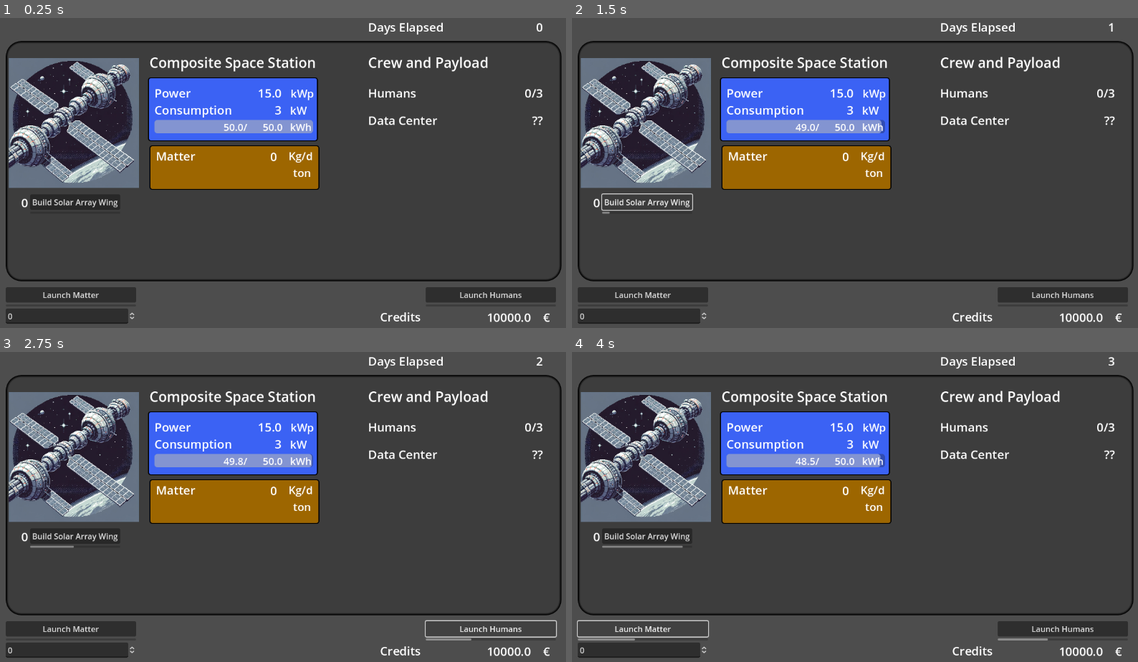
Above: before the commit, frames 1-4 (two rows, left to right).
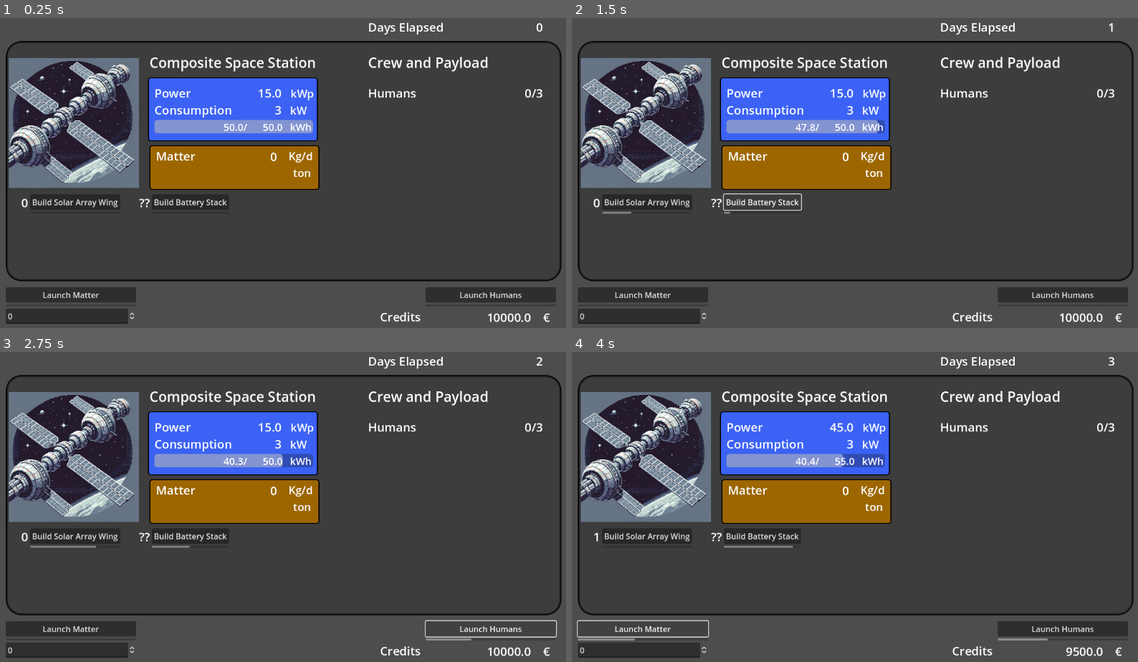
Above: after the commit, the same moments.

Repository: AndreaIdini/StarPilgrims
Game: Godot game, scene res://main.tscn
The game is run twice, just before and just after one commit, with the same random seed, the same clock (stepped at 60 frames per second) and the same inputs.
Inputs:
- Up to frame 1 (0.25 s): no input
- Up to frame 2 (1.5 s): click "Build Solar Array Wing" at 0.5 s; click "Build Solar Array Wing" (after the commit: "Build Battery Stack") at 1.25 s
- Up to frame 3 (2.75 s): click "Launch Humans" at 2 s
- Up to frame 4 (4 s): click "Launch Humans" at 2.75 s; click "Launch Matter" at 3.5 s

The runs differ from the first frame. In frame 1, 0.4% of the frame differs, in the area x 24-96%, y 31-62%; in frame 2, 0.7%; in frame 3, 0.6%; in frame 4, 0.9%, in the area x 3-96%, y 22-99%.

Commit message:
Build Button Logic generalized

Diff:
--- /dev/null
+++ b/Buttons/ContainerSolarPanel.gd
@@ -0,0 +1,39 @@
+extends HBoxContainer
+
+var moduleType
+var progress_bar
+var labelCounter
+
+
+@onready var control = $"../../.."
+@onready var station = $"../.."
+@onready var module_build = $".."
+const ModuleBuild = preload("res://ModuleBuild.gd")
+
+var Building_Event: ModuleBuild
+
+var pressed = false
+
+# Called when the node enters the scene tree for the first time.
+func _ready():
+	moduleType = station.SOLAR
+
+	progress_bar = get_child(1).get_child(1)
+	labelCounter = get_child(0)
+
+	pass # Replace with function body.
+
+
+# Called every frame. 'delta' is the elapsed time since the previous frame.
+func _physics_process(delta):
+	if Building_Event != null:
+		Building_Event._physics_process(delta)
+	pass
+
+
+func _on_build_pressed():
+
+	if station.energy > moduleType["build_energy"] && station.matter > moduleType["build_matter"] && control.credits > moduleType["build_credits"]:
+		print("button pressed")
+		Building_Event = Module_Build.new(moduleType, progress_bar, labelCounter, station, control)
+		pressed = true
--- a/ModuleBuild.gd
+++ b/ModuleBuild.gd
@@ -1,4 +1,6 @@
-extends HBoxContainer
+extends Control
+
+class_name Module_Build
 
 var time = 0.
 var build_in_progress = false
@@ -9,22 +11,29 @@
 var moduleType
 var progress_bar
 var labelCounter
-
-@onready var station = $".."
-@onready var control = $"../.."
+var station
+var control
 
 # Called when the node enters the scene tree for the first time.
-func _ready():
-	moduleType = station.SOLAR
+# What follows is the same for each Module Building Container, only the moduleType definition is different
+func _init(type, bar, label, stat, ctrl):
+	moduleType = type
+	progress_bar = bar
+	labelCounter = label
+	station = stat
+	control = ctrl
 
-	progress_bar = get_child(1).get_child(1)
-	labelCounter = get_child(0)
+	counter = int(labelCounter.text)
 
 	build_time = moduleType["build_time"]
+	progress_bar.max_value = build_time # Set the maximum value of the progress bar
+	build_in_progress = true
+	build_counter = 0.
 
-	control.credits = 10000
-	station.matter = 10000
-	station.energy = 50
+
+func _ready():
+	pass
+
 
 # Called every frame. 'delta' is the elapsed time since the previous frame.
 func _physics_process(delta):
@@ -43,15 +52,12 @@
 			labelCounter.text = str(counter)
 			progress_bar.value = 0
 			build_in_progress = false
+
+			queue_free() # Destroys this instance
 			return
 
 		station.energy += - moduleType["build_energy"]/build_time*delta
 		station.matter += - moduleType["build_matter"]/build_time*delta
 
-func _on_build_pressed():
 
-	progress_bar.max_value = build_time # Set the maximum value of the progress bar
-	if station.energy > moduleType["build_energy"] && station.matter > moduleType["build_matter"] && control.credits > moduleType["build_credits"]:
-		build_in_progress = true
-		build_counter = 0
 		#station.power_construction += moduleType["build_energy"]/build_time
--- a/Station.gd
+++ b/Station.gd
@@ -123,26 +123,17 @@
 @onready var container_solar_panel = %ContainerSolarPanel
 @onready var label_experiments = %LabelExperiments
 @onready var label_drones = %LabelDrones
+@onready var label_computing = %LabelComputing
 
 
 # Called when the node enters the scene tree for the first time.
 func _ready():
-	print("station ready", Modules)
+	print("Station ready: ")
+	for module in Modules:
+		print("- ", module["name"])
 	station_properties()
-	print(battery_cap, " ",power)
-
-	container_solar_panel.show()
-	container_solar_panel.get_child(0).text = "0"
-
-	label_experiments.hide()
-	label_experiments.get_child(0).text = "0"
-	label_drones.hide()
-	label_drones.get_child(0).text = "0"
-
-	#Modules.append(SOLAR)
-#
-	#station_properties()
-	#print(battery_cap, " ", power)
+	hide_unaffordable()
+
 
 # Called every frame. 'delta' is the elapsed time since the previous frame.
 func _physics_process(delta):
@@ -157,6 +148,12 @@
 	matter_change = matter_transf - humans*humans_matter_upkeep
 	matter += matter_change*delta/1000
 
+	update_visuals()
+
+	unlock_features()
+	pass
+
+func update_visuals():
 	count_matter.text = str("%10.2f" % matter)
 	count_power.text = str("%10.1f" % solar_power_installed)
 	count_energy.text = str("%10.1f" % energy) + "/" + str("%10.1f" % battery_cap)
@@ -166,7 +163,6 @@
 
 	progress_bar.max_value = battery_cap
 	progress_bar.value = energy
-	pass
 
 func station_properties():
 	humans_cap = 0
@@ -180,6 +176,23 @@
 		battery_cap += module["battery"]
 		humans_cap += module["living_space"]
 
+func hide_unaffordable():
+	container_solar_panel.hide()
+	container_solar_panel.get_child(0).text = "0"
+	label_experiments.hide()
+	label_experiments.get_child(0).text = "0"
+	label_drones.hide()
+	label_drones.get_child(0).text = "0"
+	label_computing.hide()
+	label_computing.get_child(0).text = "0"
+
+func unlock_features():
+	if(! container_solar_panel.is_visible() && matter > SOLAR["build_matter"] && energy > SOLAR["build_energy"]):
+		print("solar array unlocked")
+		container_solar_panel.show()
+
+
+
 
 func print_state():
 	print('--- Printing State ---')
--- a/main.gd
+++ b/main.gd
@@ -2,6 +2,7 @@
 
 var time = 0.                   # days
 var credits = 1000.             # ~ 1k dollars
+var cheat = true
 
 @onready var count_days = %CountDays
 @onready var count_cred = %CountCred
@@ -12,6 +13,11 @@
 # Called when the node enters the scene tree for the first time.
 func _ready():
 	update_show()
+
+	if cheat:
+		credits = 10000
+		station.matter = 10000
+		station.energy = 50
 
 	print('initialized')
 	#print(station.starting)
--- a/main.tscn
+++ b/main.tscn
@@ -3,8 +3,8 @@
 [ext_resource type="Texture2D" uid="uid://b2nler7tmsvhs" path="res://Asset/SpaceStation1.png" id="1_5p6ln"]
 [ext_resource type="Script" path="res://main.gd" id="1_7tmd3"]
 [ext_resource type="Script" path="res://Station.gd" id="2_oc6wt"]
-[ext_resource type="Script" path="res://ModuleBuild.gd" id="4_my3be"]
 [ext_resource type="Script" path="res://Launch.gd" id="4_oiuw7"]
+[ext_resource type="Script" path="res://Buttons/ContainerSolarPanel.gd" id="5_ree1l"]
 
 [sub_resource type="StyleBoxFlat" id="StyleBoxFlat_ws068"]
 bg_color = Color(0.239216, 0.239216, 0.239216, 1)
@@ -455,31 +455,64 @@
 theme_override_font_sizes/font_size = 28
 text = "Composite Space Station"
 
-[node name="ContainerSolarPanel" type="HBoxContainer" parent="PanelStation"]
+[node name="ModuleBuild" type="Control" parent="PanelStation"]
+anchors_preset = 0
+offset_right = 40.0
+offset_bottom = 40.0
+
+[node name="ContainerSolarPanel" type="HBoxContainer" parent="PanelStation/ModuleBuild"]
 unique_name_in_owner = true
 layout_mode = 2
 offset_left = 31.0
 offset_top = 309.0
 offset_right = 238.0
 offset_bottom = 348.0
-script = ExtResource("4_my3be")
-
-[node name="CountSolar" type="Label" parent="PanelStation/ContainerSolarPanel"]
+script = ExtResource("5_ree1l")
+
+[node name="CountSolar" type="Label" parent="PanelStation/ModuleBuild/ContainerSolarPanel"]
 layout_mode = 2
 size_flags_horizontal = 8
 size_flags_vertical = 1
 theme_override_font_sizes/font_size = 24
 text = "??"
 
-[node name="ContainerSolarButton" type="VBoxContainer" parent="PanelStation/ContainerSolarPanel"]
+[node name="ContainerSolarButton" type="VBoxContainer" parent="PanelStation/ModuleBuild/ContainerSolarPanel"]
 layout_mode = 2
 size_flags_horizontal = 0
 
-[node name="BuildSolar" type="Button" parent="PanelStation/ContainerSolarPanel/ContainerSolarButton"]
+[node name="BuildSolar" type="Button" parent="PanelStation/ModuleBuild/ContainerSolarPanel/ContainerSolarButton"]
 layout_mode = 2
 text = "Build Solar Array Wing"
 
-[node name="ProgressSolar" type="ProgressBar" parent="PanelStation/ContainerSolarPanel/ContainerSolarButton"]
+[node name="ProgressSolar" type="ProgressBar" parent="PanelStation/ModuleBuild/ContainerSolarPanel/ContainerSolarButton"]
+layout_mode = 2
+max_value = 14.0
+show_percentage = false
+
+[node name="ContainerBattery" type="HBoxContainer" parent="PanelStation/ModuleBuild"]
+layout_mode = 2
+offset_left = 268.0
+offset_top = 309.0
+offset_right = 475.0
+offset_bottom = 348.0
+script = ExtResource("5_ree1l")
+
+[node name="CountBattery" type="Label" parent="PanelStation/ModuleBuild/ContainerBattery"]
+layout_mode = 2
+size_flags_horizontal = 8
+size_flags_vertical = 1
+theme_override_font_sizes/font_size = 24
+text = "??"
+
+[node name="ContainerBatteryButton" type="VBoxContainer" parent="PanelStation/ModuleBuild/ContainerBattery"]
+layout_mode = 2
+size_flags_horizontal = 0
+
+[node name="BuildBattery" type="Button" parent="PanelStation/ModuleBuild/ContainerBattery/ContainerBatteryButton"]
+layout_mode = 2
+text = "Build Battery Stack"
+
+[node name="ProgressBattery" type="ProgressBar" parent="PanelStation/ModuleBuild/ContainerBattery/ContainerBatteryButton"]
 layout_mode = 2
 max_value = 14.0
 show_percentage = false
@@ -563,6 +596,7 @@
 layout_mode = 2
 step = 0.1
 
-[connection signal="pressed" from="PanelStation/ContainerSolarPanel/ContainerSolarButton/BuildSolar" to="PanelStation/ContainerSolarPanel" method="_on_build_pressed"]
+[connection signal="pressed" from="PanelStation/ModuleBuild/ContainerSolarPanel/ContainerSolarButton/BuildSolar" to="PanelStation/ModuleBuild/ContainerSolarPanel" method="_on_build_pressed"]
+[connection signal="pressed" from="PanelStation/ModuleBuild/ContainerBattery/ContainerBatteryButton/BuildBattery" to="PanelStation/ModuleBuild/ContainerBattery" method="_on_build_pressed"]
 [connection signal="pressed" from="Launch/ContainerLaunchH/LaunchHumans" to="Launch" method="_on_launch_humans_pressed"]
 [connection signal="pressed" from="Launch/ContainerLaunchM/LaunchMatter" to="Launch" method="_on_launch_matter_pressed"]
